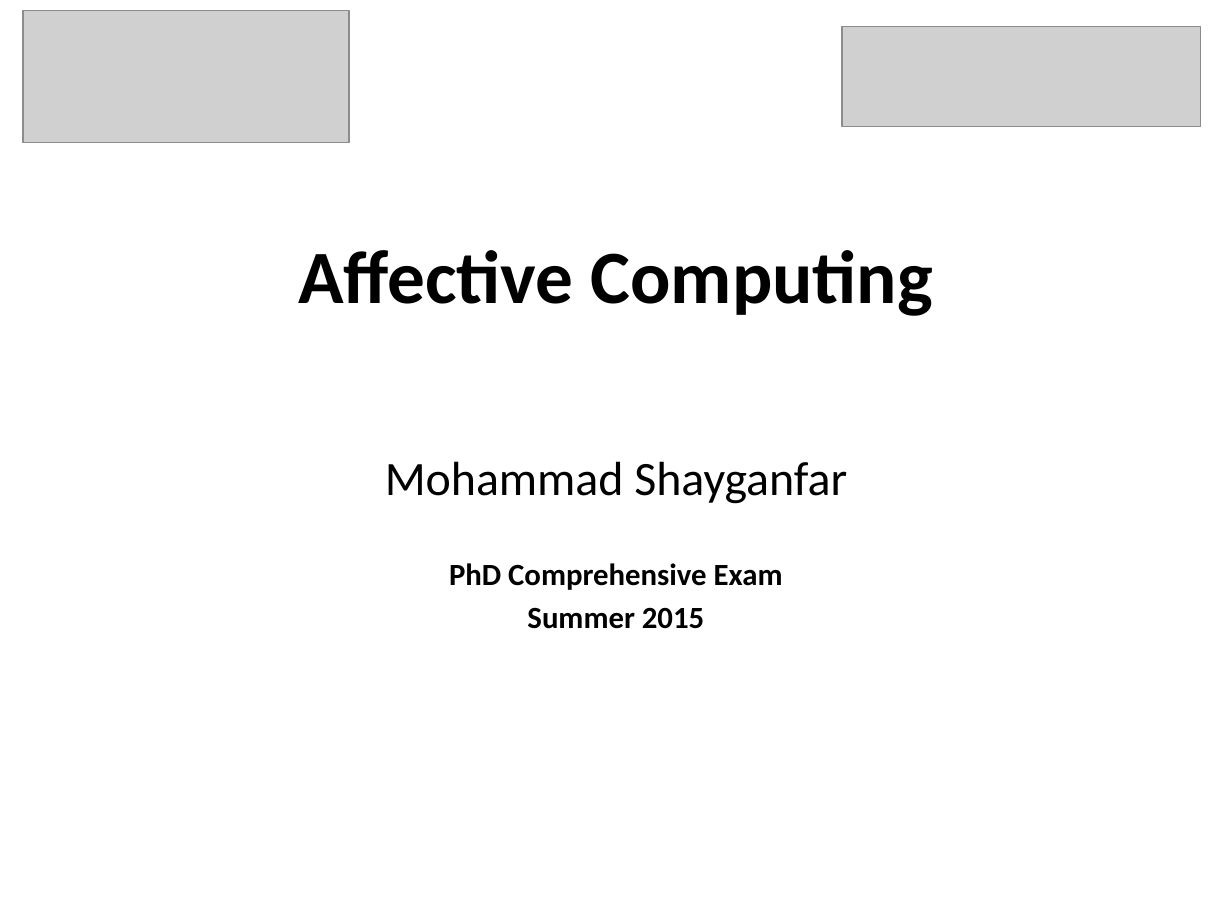
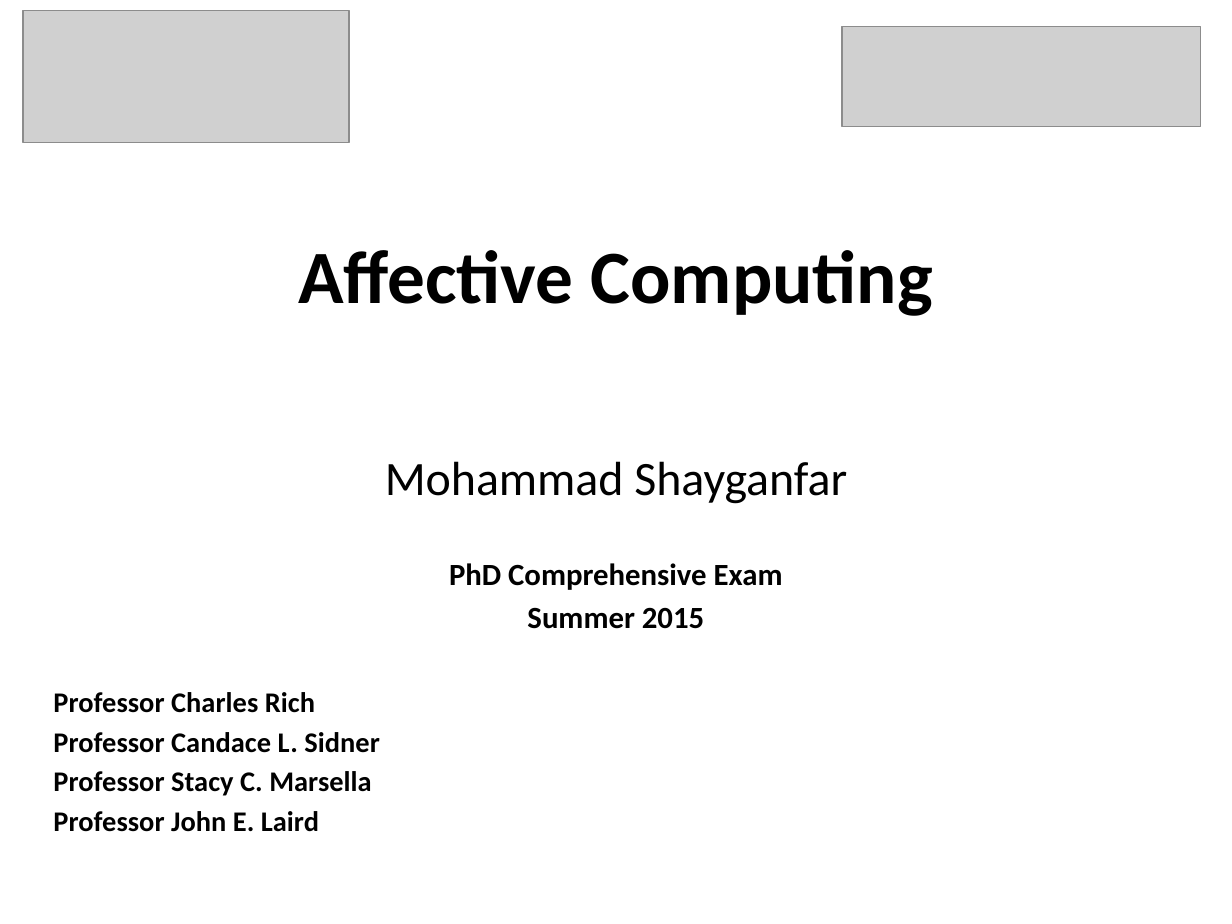
Before and after one commit to mshayganfar/CompExam1, a slide deck: slide 12 of presentation/PhD-comprehensive-exam-2.pptx (slide 13 before the commit). Drawn at 1232x924 pixels with LibreOffice and Linux fonts; fonts in the diff are those of the drawing; grey boxes stand for pictures. Boxes give left, top, right and bottom in pixels: in the first picture for what was removed or moved away, otherwise in the second. Text is boxed around its words. In the diff, an @@ line names an element or a change of style, - is before the commit and + after.

```diff
--- a/presentation/PhD-comprehensive-exam-2.pptx
+++ b/presentation/PhD-comprehensive-exam-2.pptx
@@ text added at box(53, 692, 380, 832), 16.6 pt, text #000000, bold @@
+Professor Charles Rich
+Professor Candace L. Sidner
+Professor Stacy C. Marsella
+Professor John E. Laird
```
Also in this commit, not shown: 41 other slides changed, 1 slide added, 1 slide removed, 4 other files.
